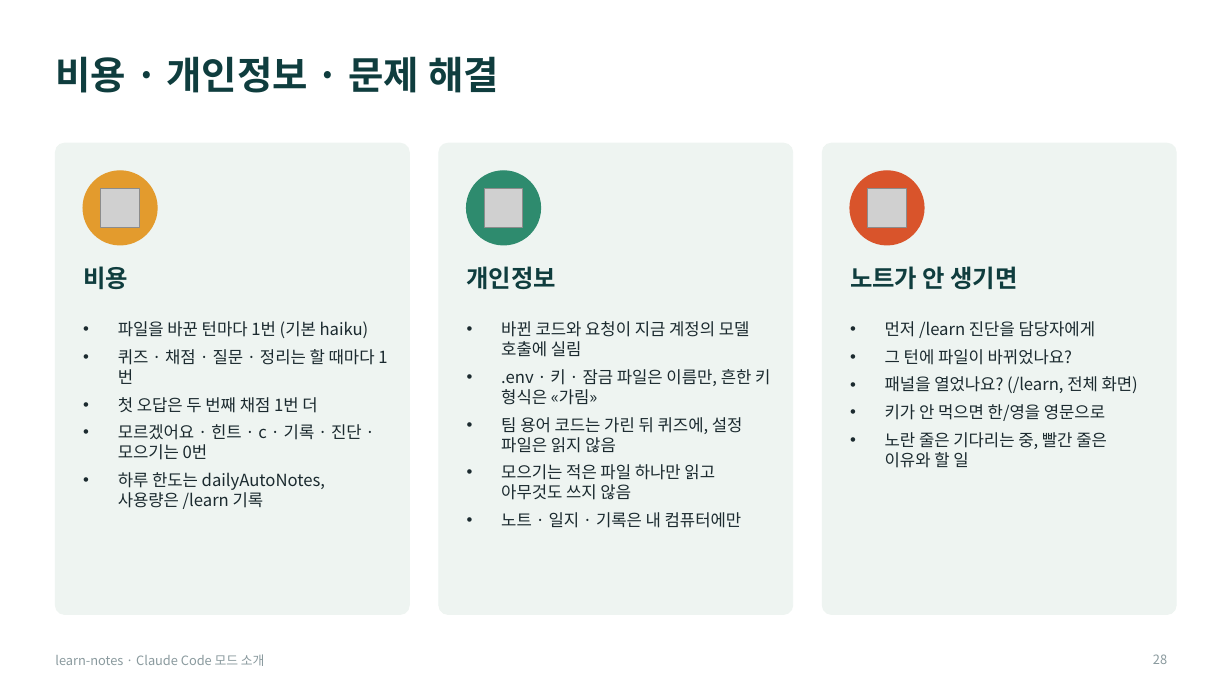
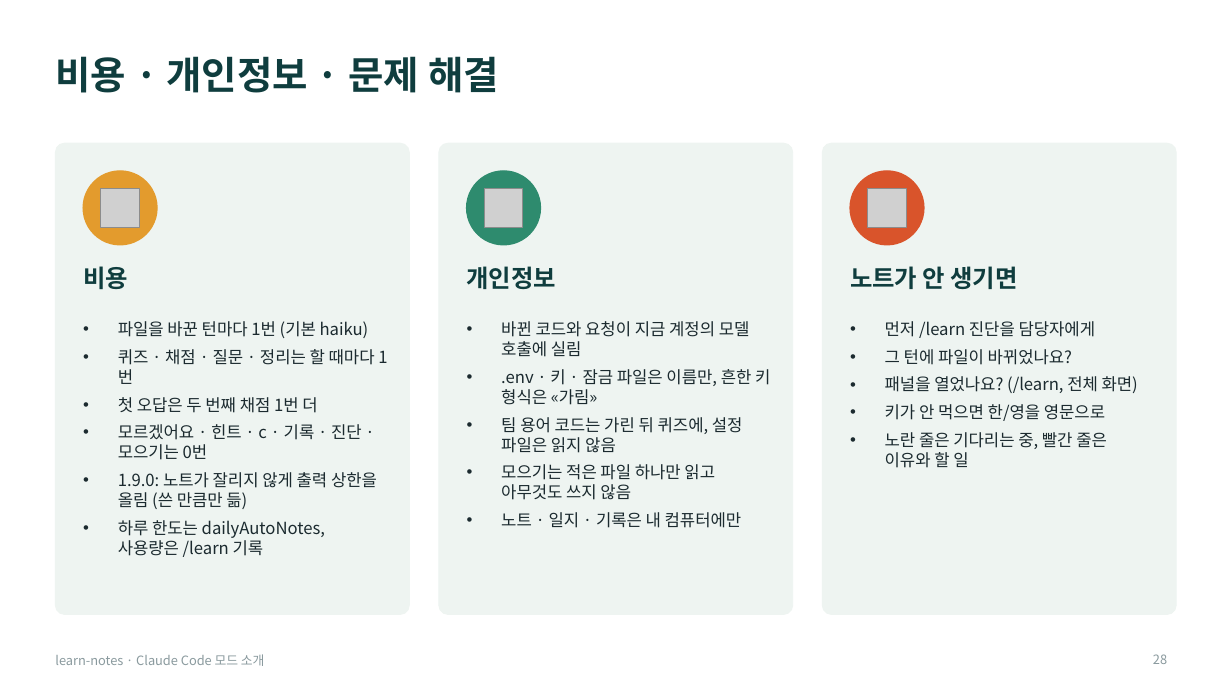
Before and after one commit to Owen-YC/learn-notes, a slide deck: slide 28 of docs/team/learn-notes-intro.pptx. Drawn at 1232x693 pixels with LibreOffice and Linux fonts; fonts in the diff are those of the drawing; grey boxes stand for pictures. Boxes give left, top, right and bottom in pixels: in the first picture for what was removed or moved away, otherwise in the second. Text is boxed around its words. In the diff, an @@ line names an element or a change of style, - is before the commit and + after.

```diff
--- a/docs/team/learn-notes-intro.pptx
+++ b/docs/team/learn-notes-intro.pptx
@@ text at [118,472,377,509]: paragraph added @@
+• 1.9.0: 노트가 잘리지 않게 출력 상한을 올림 (쓴 만큼만 듦)
```
Also in this commit, not shown: 11 other slides changed, 21 other files.
